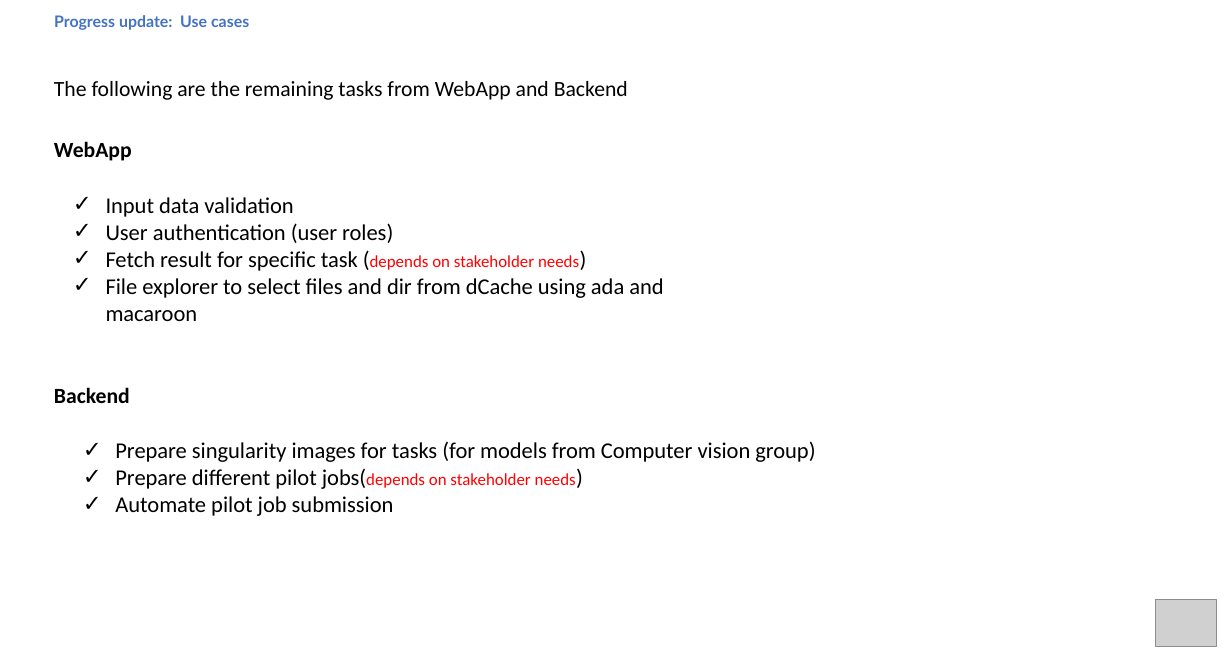
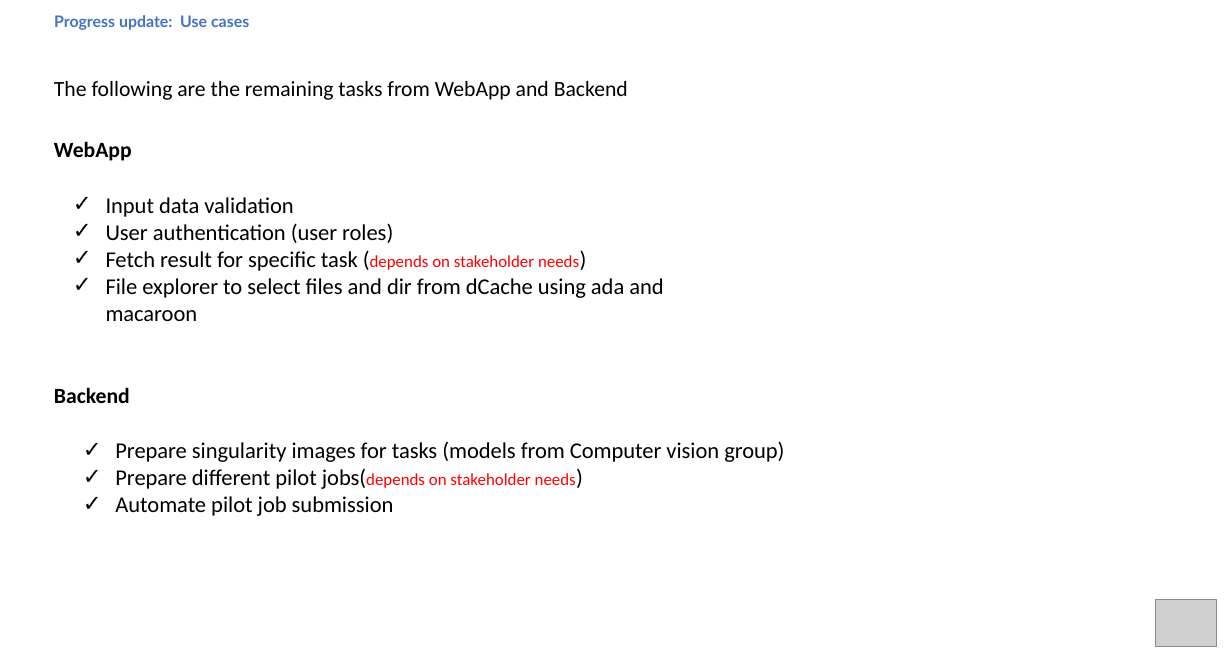
Before and after one commit to hmhwe/IMAGEN_Backend, a slide deck: slide 6 of docs/surf_PiCas_Dec_05.pptx. Drawn at 1232x651 pixels with LibreOffice and Linux fonts; fonts in the diff are those of the drawing; grey boxes stand for pictures. Boxes give left, top, right and bottom in pixels: in the first picture for what was removed or moved away, otherwise in the second. Text is boxed around its words. In the diff, an @@ line names an element or a change of style, - is before the commit and + after.

```diff
--- a/docs/surf_PiCas_Dec_05.pptx
+++ b/docs/surf_PiCas_Dec_05.pptx
@@ text at (x1=115, y1=441, x2=784, y2=462): text changed @@
-✓ Prepare singularity images for tasks (for models from Computer vision group)
+✓ Prepare singularity images for tasks (models from Computer vision group)
```
Also in this commit, not shown: 1 slide added.
